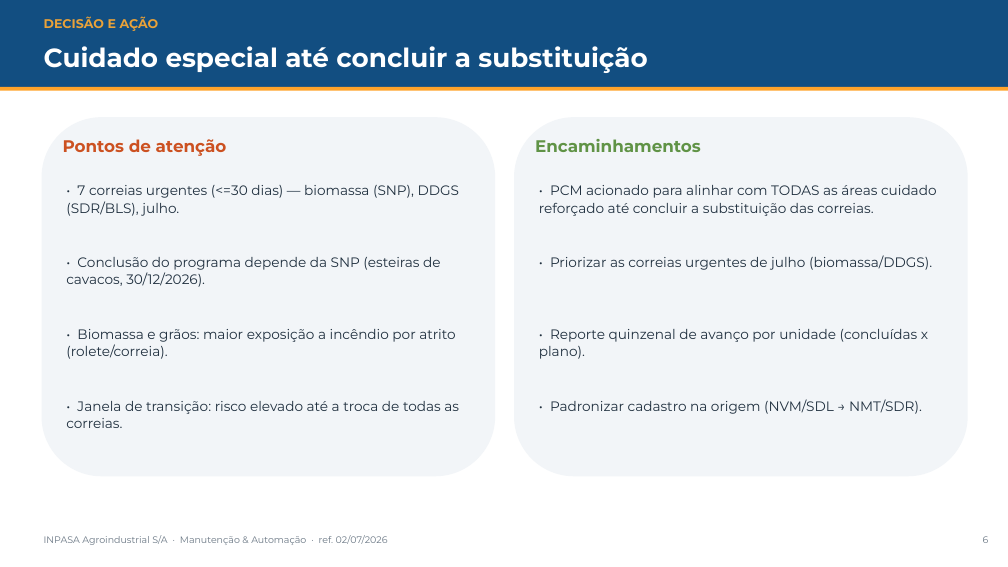
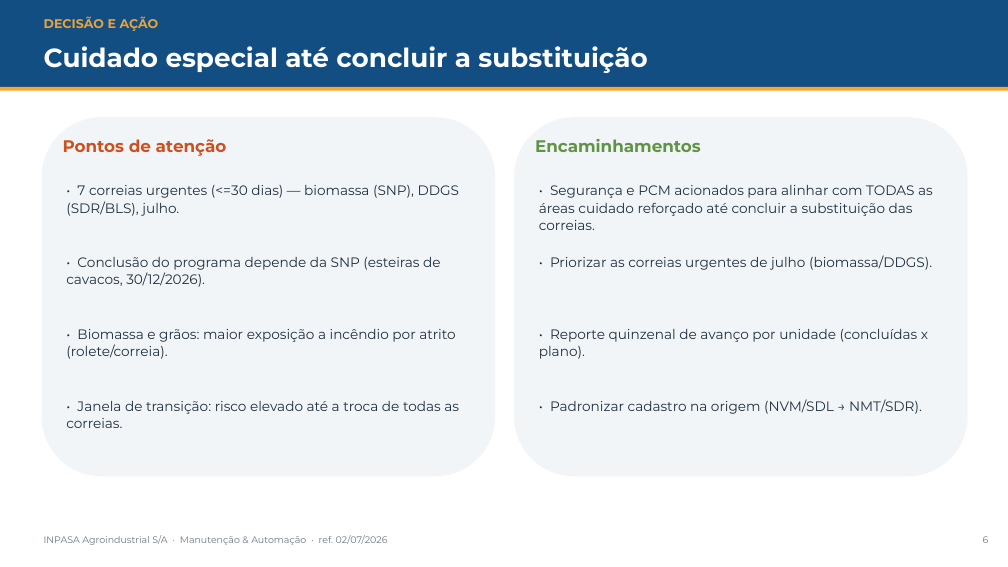
Before and after one commit to ItielGoncalves/ICG2025, a slide deck: slide 6 of plano_seguranca/Apresentacao_Estrategica_Correias_INPASA.pptx. Drawn at 1008x567 pixels with LibreOffice and Linux fonts; fonts in the diff are those of the drawing. Boxes give left, top, right and bottom in pixels: in the first picture for what was removed or moved away, otherwise in the second. Text is boxed around its words. In the diff, an @@ line names an element or a change of style, - is before the commit and + after.

```diff
--- a/plano_seguranca/Apresentacao_Estrategica_Correias_INPASA.pptx
+++ b/plano_seguranca/Apresentacao_Estrategica_Correias_INPASA.pptx
@@ text at [539, 185, 933, 230]: text changed @@
-• PCM acionado para alinhar com TODAS as áreas cuidado reforçado até concluir a substituição das correias.
+• Segurança e PCM acionados para alinhar com TODAS as áreas cuidado reforçado até concluir a substituição das correias.
```
Also in this commit, not shown: 1 other slide changed, 3 other files.
